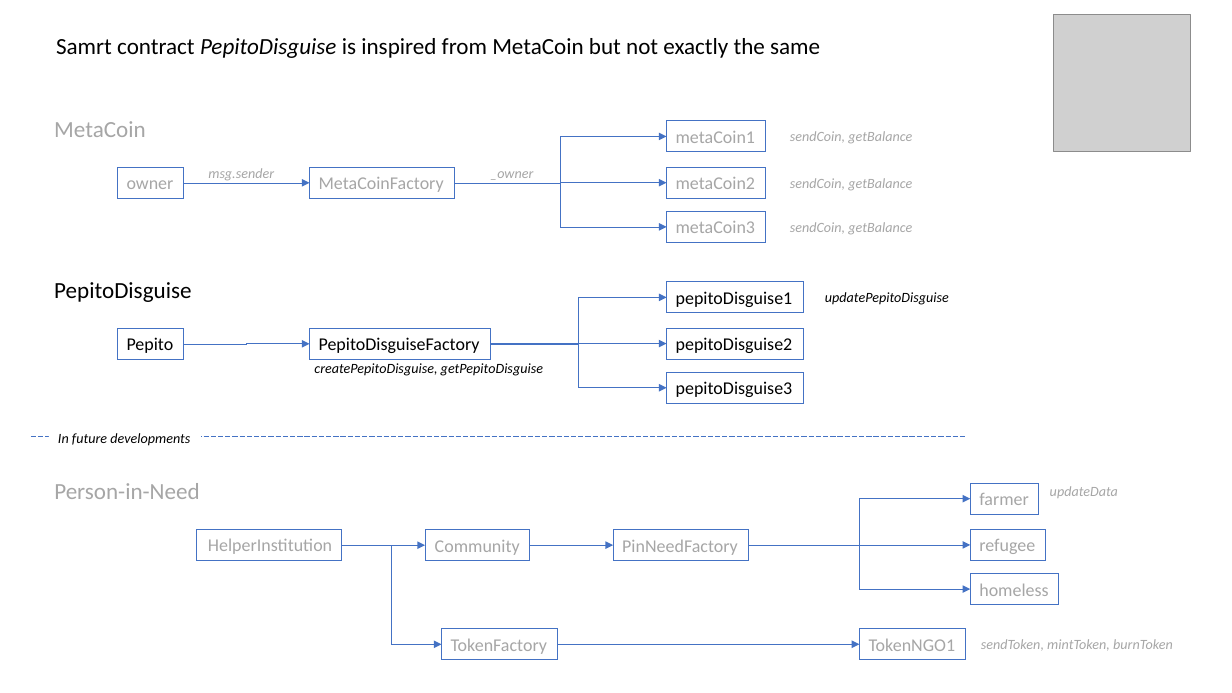
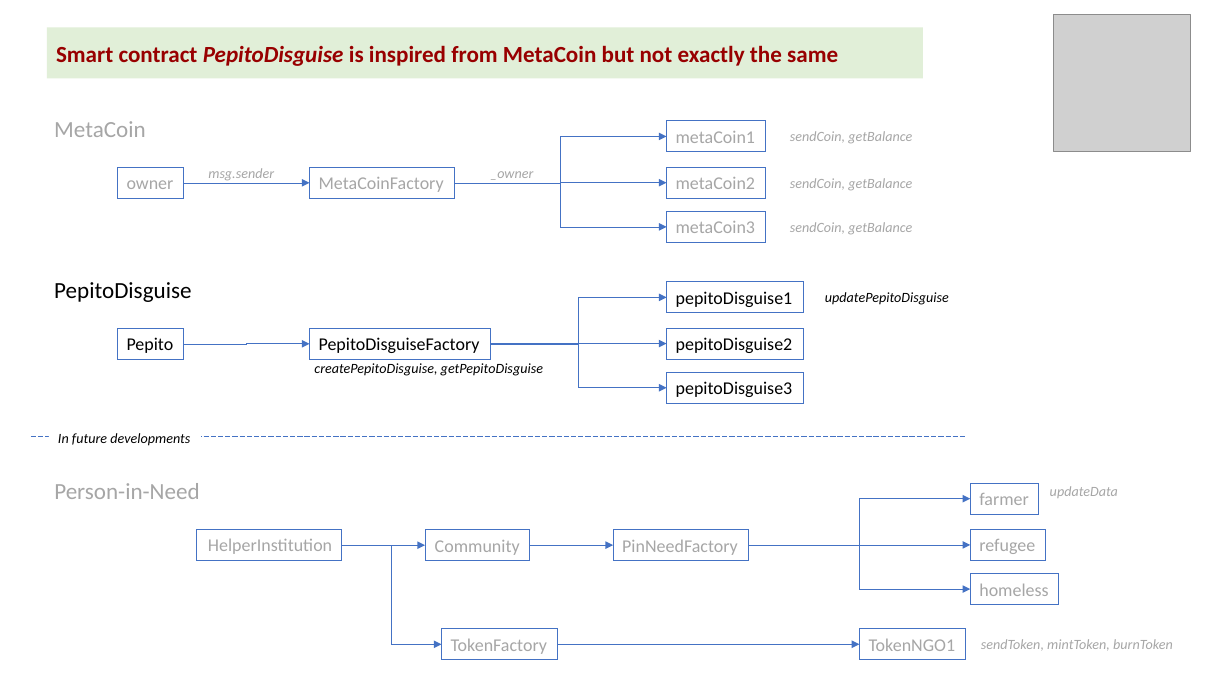
Before and after one commit to kvutien/Project-Machu-Picchu-2020, a slide deck: slide 1 of Pepito/Final Project Design.pptx. Drawn at 1232x693 pixels with LibreOffice and Linux fonts; fonts in the diff are those of the drawing; grey boxes stand for pictures. Boxes give left, top, right and bottom in pixels: in the first picture for what was removed or moved away, otherwise in the second. Text is boxed around its words. In the diff, an @@ line names an element or a change of style, - is before the commit and + after.

```diff
--- a/Pepito/Final Project Design.pptx
+++ b/Pepito/Final Project Design.pptx
@@ rectangle "Smart contract PepitoDisguise is inspired ...": place and size @@
-rectangle "Smart contract PepitoDisguise is inspired ..." at <box>56,38,820,58</box>
+rectangle "Smart contract PepitoDisguise is inspired ..." at <box>47,28,923,79</box>
@@ rectangle "Smart contract PepitoDisguise is inspired ..." at <box>47,28,923,79</box>: vertical alignment top to middle; fill none to #E1EFD8 @@
@@ text in rectangle at <box>56,45,838,66</box>: text changed; text colour #000000 to #980000; bold on @@
-Samrt contract PepitoDisguise is inspired from MetaCoin but not exactly the same
+Smart contract PepitoDisguise is inspired from MetaCoin but not exactly the same
```
Also in this commit, not shown: 1 other slide changed, 2 other files.
